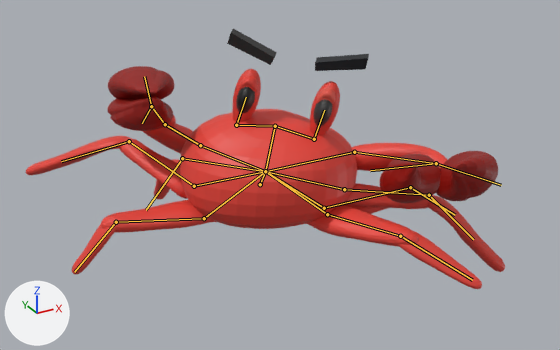
Two versions of the glTF model files/crab.glb, one commit apart.
Before and after are seen from a 50 mm lens placed at (-3.81, -6.74, 4.92), pointed at (0.07, 0.31, 1.39). The lights are fixed; the arrows at lower left show +X, +Y and +Z. Both versions are drawn at frame 23 of the action '[Akcja odłożona].004'; the numbers are the values there. The bones that bend it are drawn over the model as lines.

Names of what the first picture shows: 'Kostka'.
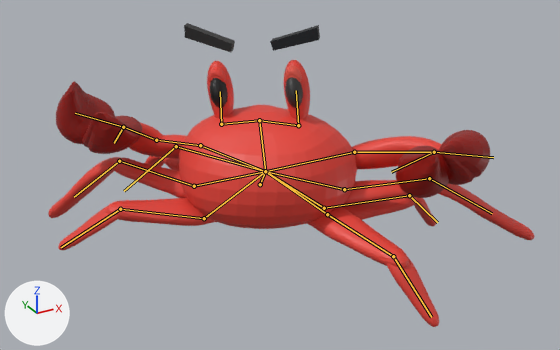
What differs and where, as boxes [x1, y1, x2, y2] in the pictures (560 x 350 px):
'Kostka', posed (17% taller): before [26, 29, 505, 289]; after [48, 23, 534, 327]
bone 'Bone.002', root to tip: before (200, 145) to (165, 124); after (200, 145) to (156, 140)
bone 'Bone.005', root to tip: before (151, 106) to (144, 76); after (123, 127) to (75, 113)
bone 'Bone.007', root to tip: before (354, 152) to (436, 163); after (354, 152) to (434, 152)
bone 'Bone.008', root to tip: before (436, 163) to (370, 170); after (434, 152) to (391, 172)
bone 'Bone.009', root to tip: before (436, 163) to (501, 185); after (434, 152) to (493, 157)
bone 'Bone.028', root to tip: before (265, 171) to (275, 126); after (265, 171) to (259, 120)
bone 'Bone.011', root to tip: before (204, 218) to (116, 222); after (204, 218) to (120, 209)
bone 'Bone.014', root to tip: before (194, 186) to (129, 141); after (194, 186) to (119, 161)
bone 'Bone.017', root to tip: before (265, 171) to (182, 158); after (265, 171) to (176, 146)
bone 'Bone.020', root to tip: before (324, 208) to (410, 187); after (324, 208) to (409, 195)
bone 'Bone.023', root to tip: before (344, 189) to (429, 195); after (344, 189) to (429, 178)
bone 'Bone.026', root to tip: before (327, 214) to (400, 236); after (327, 214) to (393, 256)

What the commit changed:
Bone 'Bone.002' (bone_bone_002) turns from (60, -48, -15) to (31, -45, -18) degrees about its own x, y and z.
Bone 'Bone.005' (bone_bone_005) turns from (0, 0, 0) to (-20, 45, -45) degrees about its own x, y and z.
Bone 'Bone.007' (bone_bone_007) turns from (22, -5, -3) to (12, 0, -6) degrees about its own x, y and z.
Bone 'Bone.008' (bone_bone_008) turns from (-19, -4, 1) to (0, 0, 0) degrees about its own x, y and z.
Bone 'Bone.009' (bone_bone_009) turns from (5, -5, 1) to (0, 0, 0) degrees about its own x, y and z.
Bone 'Bone.028' (bone_bone_028) turns from (-1, 2, 16) to (-6, -2, 0) degrees about its own x, y and z.
Bone 'Bone.028' (bone_bone_028) is rescaled from (1.01, 1.23, 1.0) to (1.01, 1.27, 1.0).
Bone 'Bone.011' (bone_bone_011) turns from (4, -14, 10) to (18, -23, 8) degrees about its own x, y and z.
Bone 'Bone.014' (bone_bone_014) turns from (41, 17, -1) to (20, 13, -10) degrees about its own x, y and z.
Bone 'Bone.017' (bone_bone_017) turns from (-9, -8, 6) to (-4, -5, -1) degrees about its own x, y and z.
Bone 'Bone.020' (bone_bone_020) turns from (20, 11, -2) to (11, 21, -2) degrees about its own x, y and z.
Bone 'Bone.023' (bone_bone_023) turns from (0, 0, 0) to (14, -3, 6) degrees about its own x, y and z.
Bone 'Bone.026' (bone_bone_026) turns from (28, 31, -7) to (6, 17, -20) degrees about its own x, y and z.
